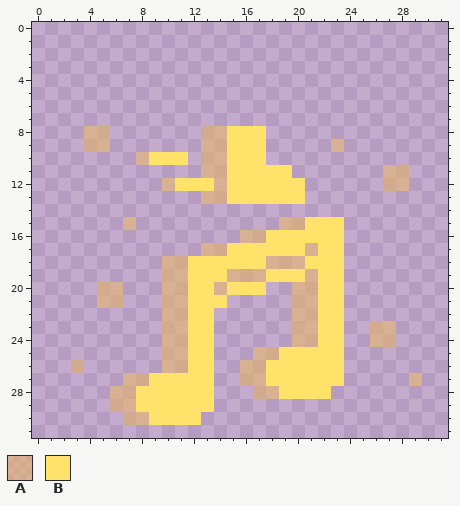
Pixel-art sprite -- Resources/Textures/_CP14/Actions/Spells/healing.rsi/speed_music.png. Above is the file before it was changed.
The file is 32x32 pixels. The old version is drawn lined up with the new one.
Palette (. is transparent): A #e6b76490  B #ffe269
Pixels before, first column x 3:
 8 .AA.......AABBB............
 9 .AA.......AABBB.....A......
10 .....ABBB.AABBB............
11 ..........AABBBBB.......AA.
12 .......ABBBABBBBBB......AA.
13 ..........AABBBBBB.........
14 ...........................
15 ....A...........AABBB......
16 .............AABBBBBB......
17 ..........AABBBBBBABB......
18 .......AABBBBBBAAABBB......
19 .......AABBBAAABBBABB......
20 ..AA...AABBABBB..AABB......
21 ..AA...AABBB.....AABB......
22 .......AABB......AABB......
23 .......AABB......AABB..AA..
24 .......AABB......AABB..AA..
25 .......AABB...AABBBBB......
26 A......AABB..AABBBBBB......
27 ....AABBBBB..AABBBBBB.....A
28 ...AABBBBBB...AABBBB.......
29 ...AABBBBBB................
30 ....AABBBB.................
Once edited:
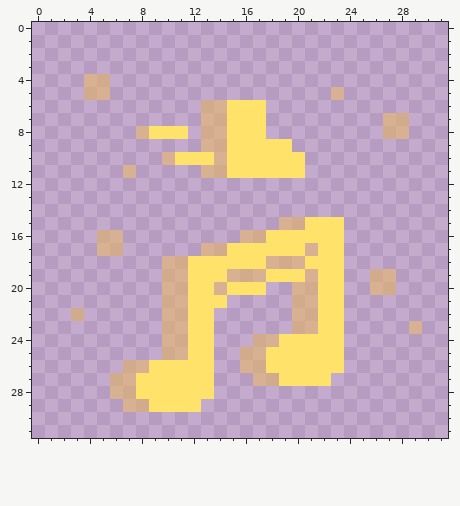
What changed:
whole drawing moved by +0,+4 (the old picture is shown already moved)
The edit adds colour A in row 4 at x 4 to 5; in row 5 at x 4 to 5 and 23; in row 6 at x 13 to 14; in row 7 at x 13 to 14 and 27 to 28; in row 8 at x 8 and 27 to 28; in row 11 at x 7.
The edit adds colour A in rows 16 to 17 at x 5 to 6; in rows 19 to 20 at x 26 to 27; in row 22 at x 3; in row 23 at x 29; in row 24 at x 17 to 18; in row 25 at x 16.
The edit adds colour A in row 26 at x 7 to 8; in row 27 at x 6.
Colour B gives way to colour A in row 10 at x 10; in row 27 at x 18; in row 29 at x 8.
The edit adds colour B in rows 6 to 7 at x 15 to 17; in row 8 at x 9 to 11; in row 9 at x 18 to 19; in row 10 at x 12 and 18 to 20; in row 11 at x 20; in row 24 at x 19.
The edit adds colour B in row 26 at x 9.
Colour A gives way to colour B in row 10 at x 13; in row 24 at x 20 to 21; in row 25 at x 18; in row 26 at x 10 to 11; in row 27 at x 8.
Colour A is gone in row 8 at x 4 to 5; in row 9 at x 4 to 5 and 23; in row 10 at x 8; in row 11 at x 27 to 28; in row 12 at x 10, 14 and 27 to 28; in row 13 at x 13 to 14.
Colour A is gone in row 15 at x 7; in rows 20 to 21 at x 5 to 6; in rows 23 to 24 at x 26 to 27; in row 26 at x 3; in row 27 at x 16 and 29; in row 28 at x 17 to 18.
Colour A is gone in row 29 at x 6; in row 30 at x 7 to 8.
Colour B is gone in row 10 at x 9; in row 12 at x 11 to 13 and 15 to 20; in row 13 at x 15 to 20; in row 27 at x 23; in row 28 at x 19 to 22; in row 29 at x 13.
Colour B is gone in row 30 at x 9 to 12.
Where, in picture pixels (left, top, right, bottom), the same in both pictures:
changed: (71, 74, 422, 425)
